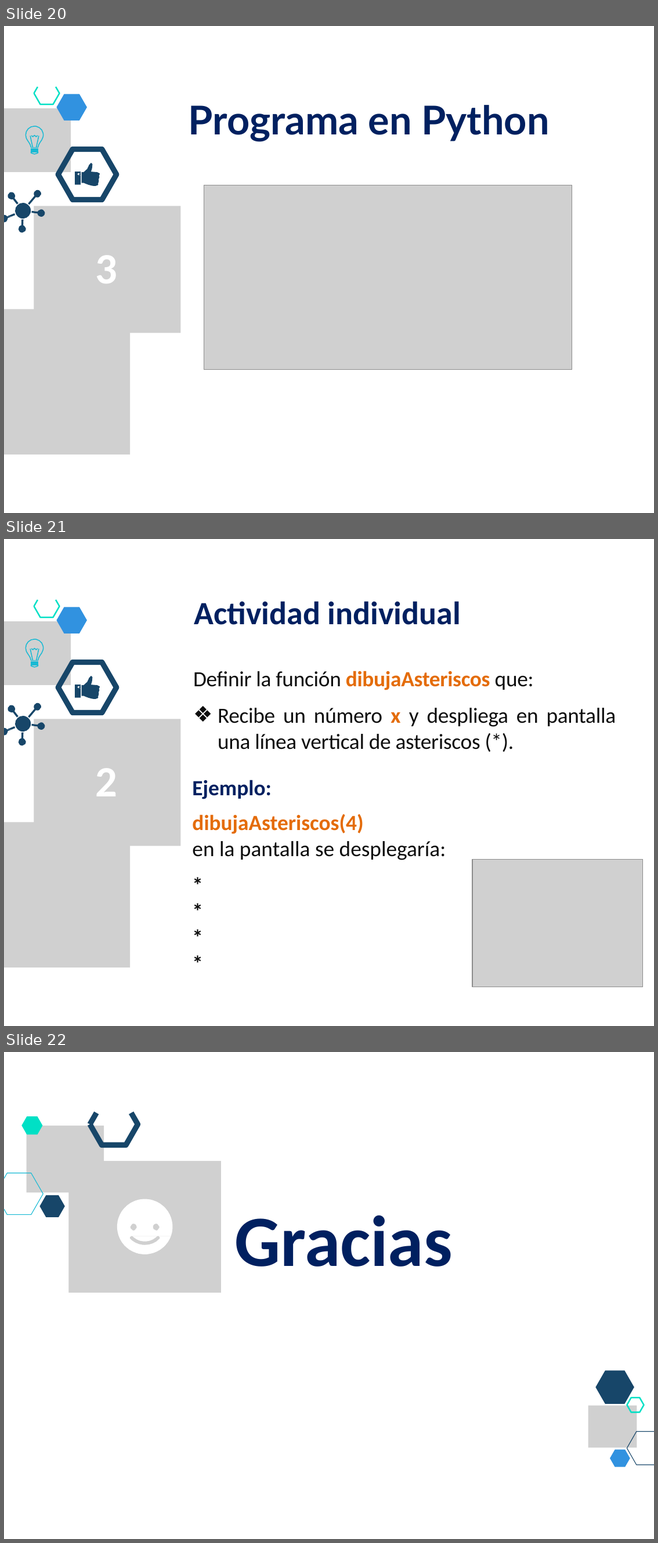
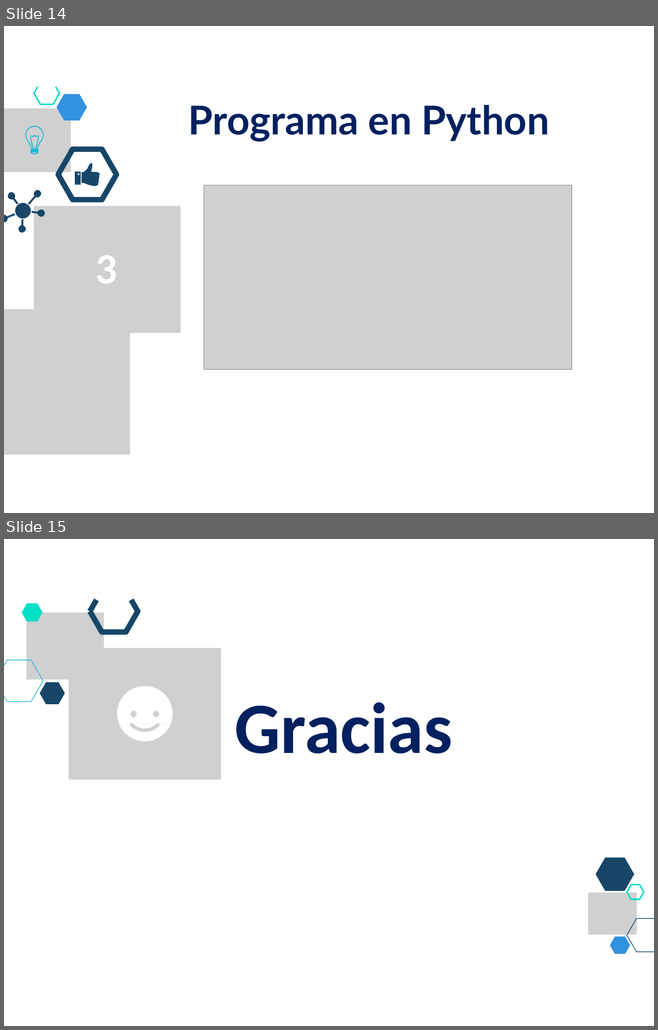
Before and after one commit to lizetheP/Analitica, a slide deck: CalendarioAgo2022/presentaciones/6_For.pptx. Shown one above the other, each under a label of ours: slides 20, 21 and 22 before the commit, slides 14 and 15 after it. The pictures are 658x1543 and 658x1030 pixels, drawn with LibreOffice and Linux fonts; fonts in the diff are those of the drawing; grey boxes stand for pictures. Boxes give left, top, right and bottom in pixels: in the first picture for what was removed or moved away, otherwise in the second. Text is boxed around its words. In the diff, an @@ line names an element or a change of style, - is before the commit and + after.

```diff
--- a/CalendarioAgo2022/presentaciones/6_For.pptx
+++ b/CalendarioAgo2022/presentaciones/6_For.pptx
@@ slide 21 removed at [4, 539, 654, 1026], background #FFFFFF @@
@@ freeform shape removed at [34, 600, 59, 618] @@
@@ freeform shape removed at [34, 600, 38, 606] @@
@@ freeform shape removed at [57, 607, 87, 634] @@
@@ text removed at [194, 601, 460, 625] @@
-Actividad individual
@@ picture removed at [4, 621, 71, 685] @@
@@ freeform shape removed at [25, 639, 43, 660] @@
@@ freeform shape removed at [30, 649, 32, 660] @@
@@ freeform shape removed at [31, 660, 38, 660] @@
@@ freeform shape removed at [31, 648, 37, 649] @@
@@ freeform shape removed at [36, 649, 39, 660] @@
@@ freeform shape removed at [31, 664, 38, 664] @@
@@ freeform shape removed at [31, 665, 38, 667] @@
@@ freeform shape removed at [58, 663, 117, 713] @@
@@ freeform shape removed at [81, 676, 100, 699] @@
@@ text removed at [192, 671, 616, 860] @@
-Definir la función dibujaAsteriscos que:
-❖ Recibe un número x y despliega en pantalla una línea vertical de asteriscos (*).
-Ejemplo:
-dibujaAsteriscos(4)
-en la pantalla se desplegaría:
-*
-*
-*
-*
@@ freeform shape removed at [75, 685, 81, 697] @@
@@ freeform shape removed at [8, 705, 18, 718] @@
@@ freeform shape removed at [28, 703, 41, 718] @@
@@ freeform shape removed at [4, 726, 15, 735] @@
@@ freeform shape removed at [15, 716, 31, 732] @@
@@ freeform shape removed at [31, 722, 44, 729] @@
@@ picture removed at [34, 719, 181, 846] @@
@@ freeform shape removed at [18, 733, 25, 745] @@
@@ text removed at [96, 768, 118, 797] @@
-2
@@ picture removed at [4, 822, 130, 968] @@
@@ picture removed at [471, 859, 642, 987] @@
@@ what was slide 20 is now slide 14 @@
@@ what was slide 22 is now slide 15 @@
```
Also in this commit, not shown: 1 slide changed, 6 other slides removed, 14 other files.
